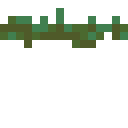
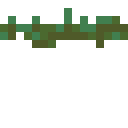
Comparing the layer stacks of the two 128x128 images. Changes:
painted on "Background" over bbox(0, 8, 128, 48)
